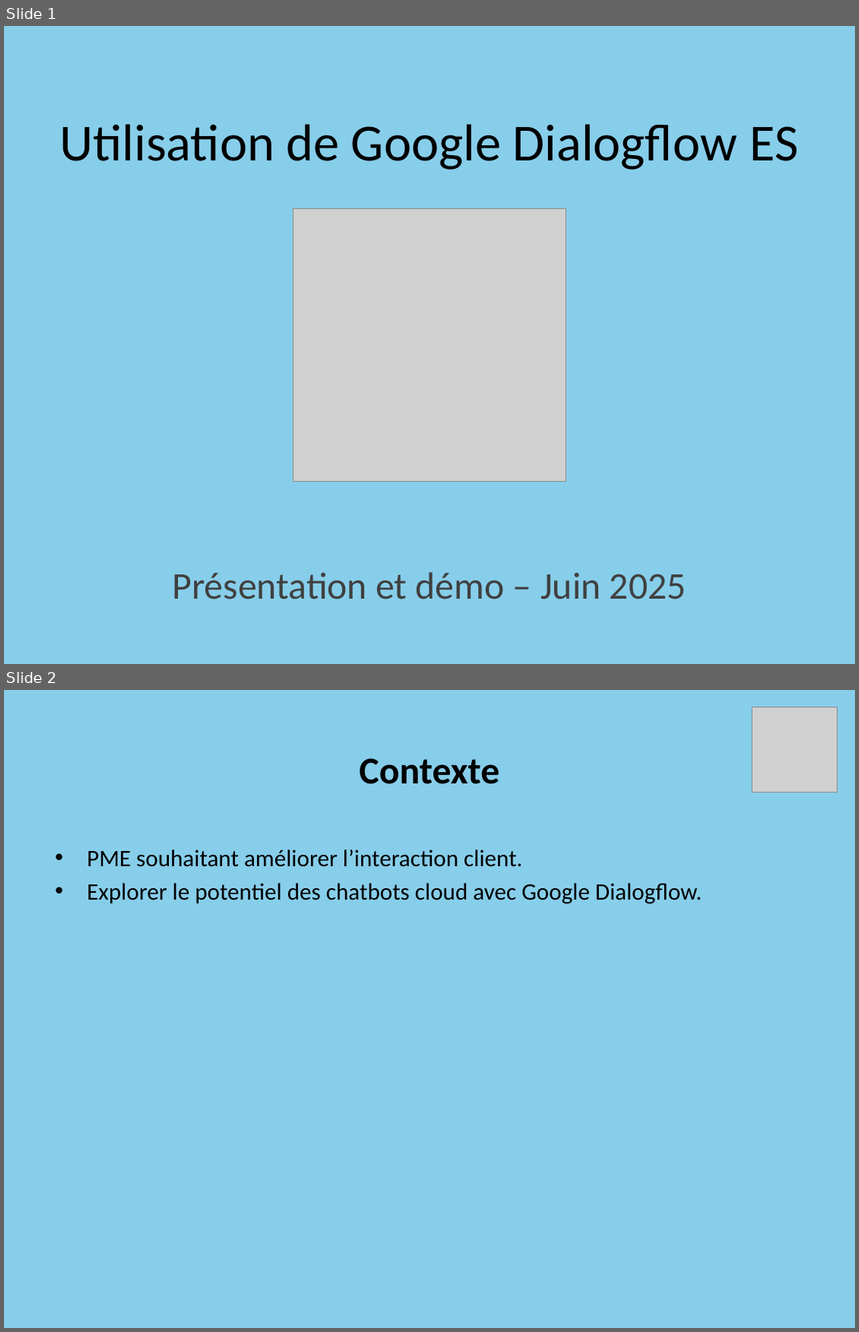
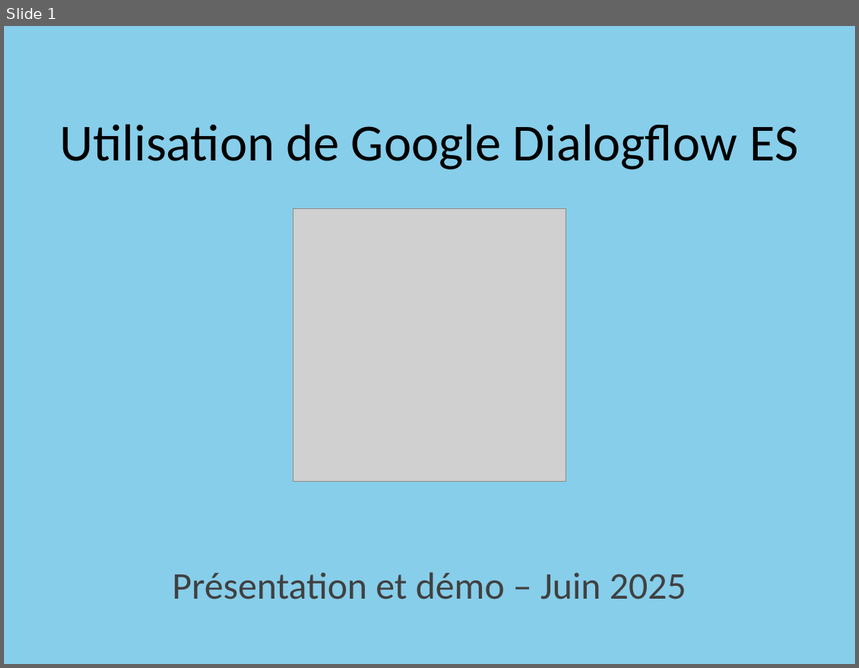
Before and after one commit to Projet-CLD/Google_Dialogflow, a slide deck: Dialogflow_Presentation.pptx. Shown one above the other, each under a label of ours: slides 1 and 2 before the commit, slide 1 after it. The pictures are 859x1332 and 859x668 pixels, drawn with LibreOffice and Linux fonts; fonts in the diff are those of the drawing; grey boxes stand for pictures. Boxes give left, top, right and bottom in pixels: in the first picture for what was removed or moved away, otherwise in the second. Text is boxed around its words. In the diff, an @@ line names an element or a change of style, - is before the commit and + after.

```diff
--- a/Dialogflow_Presentation.pptx
+++ b/Dialogflow_Presentation.pptx
@@ slide 2 removed at (x1=4, y1=690, x2=855, y2=1328), background #87CEEA @@
@@ picture removed at (x1=752, y1=707, x2=837, y2=792) @@
@@ title removed at (x1=359, y1=758, x2=500, y2=784) @@
-Contexte
@@ text removed at (x1=87, y1=850, x2=702, y2=904) @@
-• PME souhaitant améliorer l’interaction client.
-• Explorer le potentiel des chatbots cloud avec Google Dialogflow.
```
Also in this commit, not shown: 7 slides changed, 5 slides added, 1 other slide removed.
